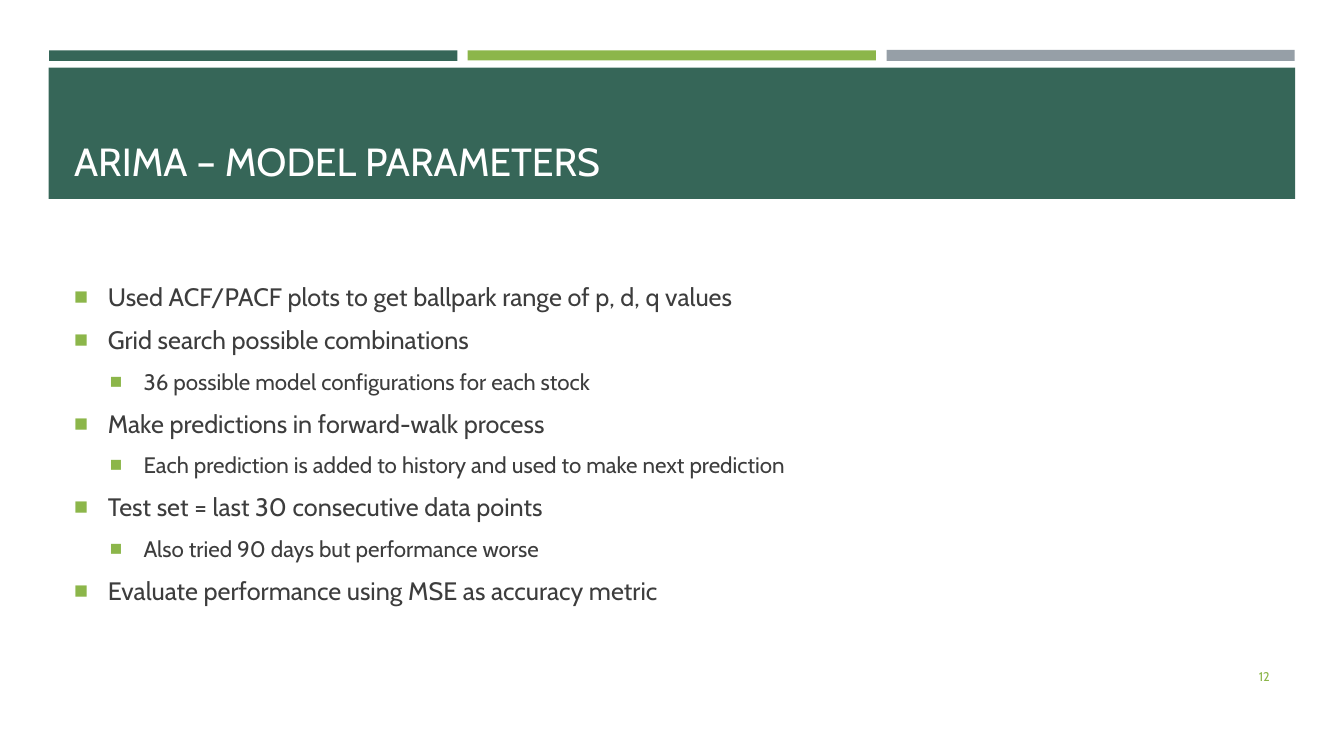
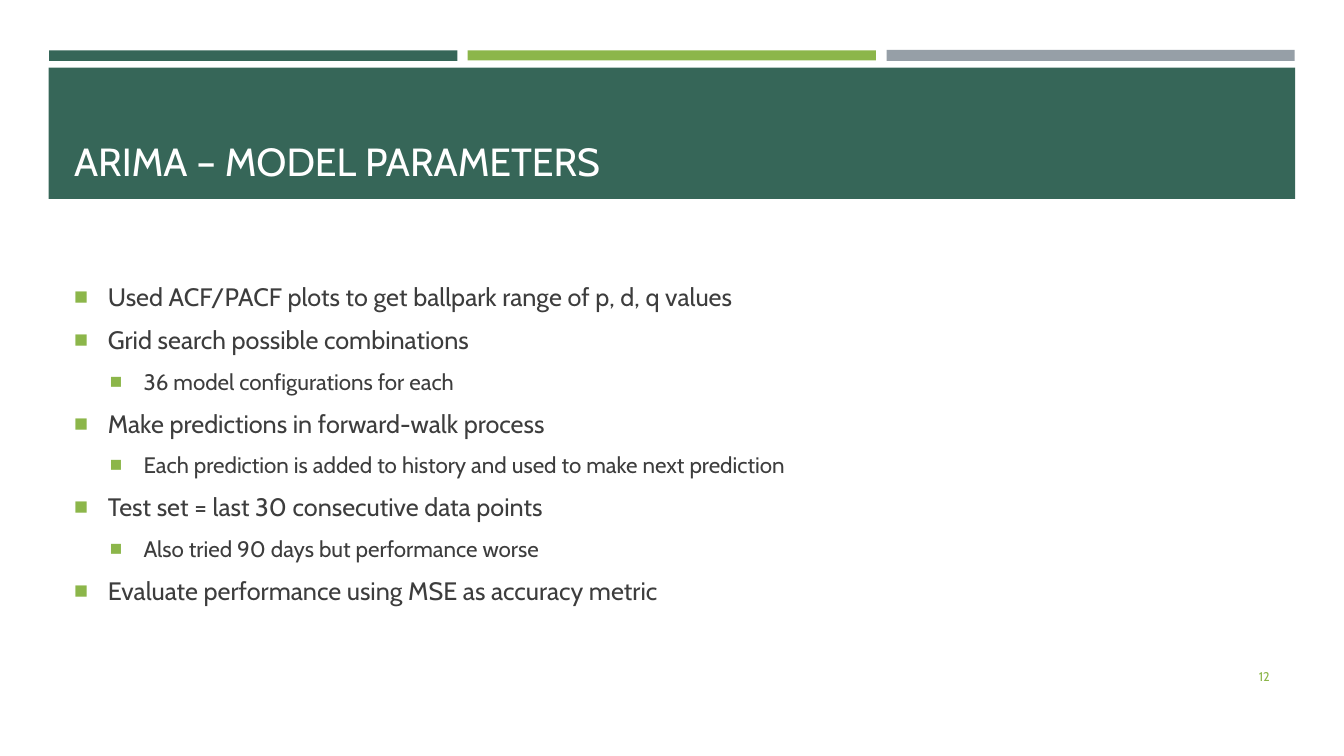
Before and after one commit to missytracy/Thinkful-Unit-7, a slide deck: slide 12 of Solar presentation.pptx. Drawn at 1344x756 pixels with LibreOffice and Linux fonts; fonts in the diff are those of the drawing. Boxes give left, top, right and bottom in pixels: in the first picture for what was removed or moved away, otherwise in the second. Text is boxed around its words. In the diff, an @@ line names an element or a change of style, - is before the commit and + after.

```diff
--- a/Solar presentation.pptx
+++ b/Solar presentation.pptx
@@ text at (x1=144, y1=373, x2=453, y2=396): text changed @@
-  ■ 36 possible model configurations for each stock
+  ■ 36 model configurations for each
```
